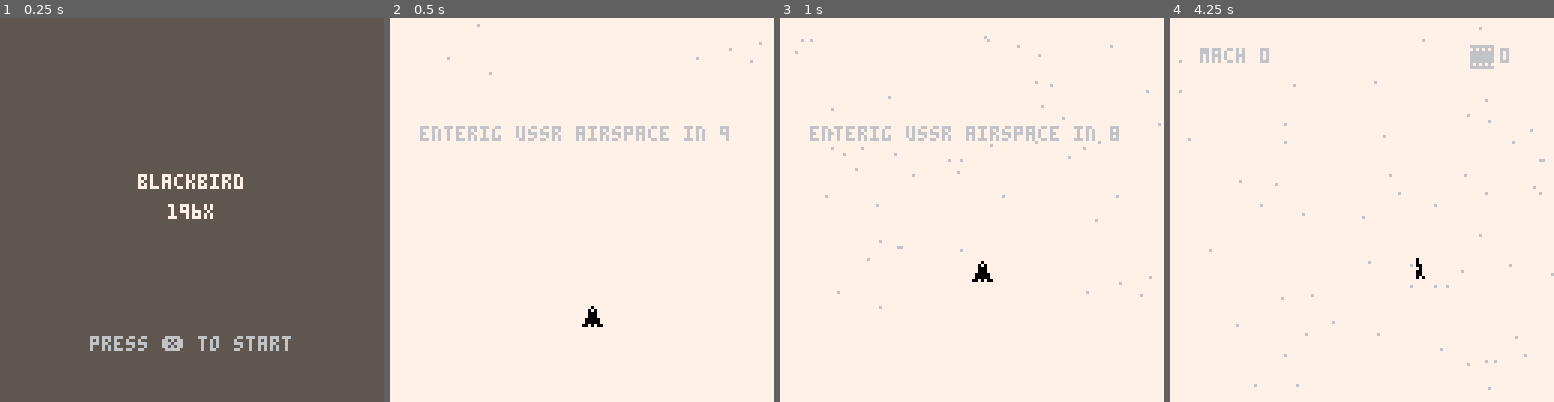
Above: before the commit, frames 1-4 (left to right).
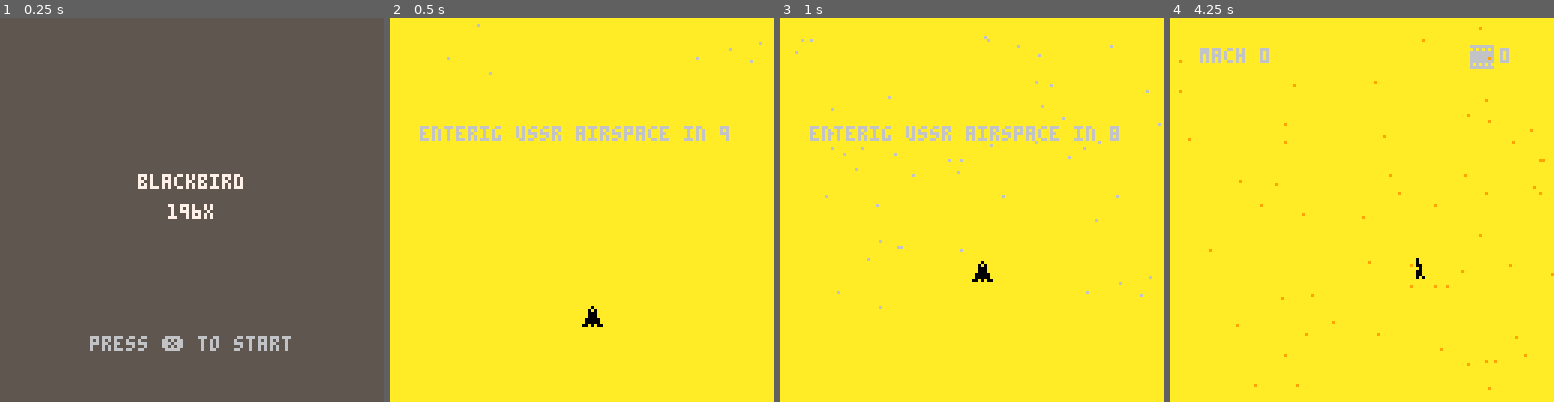
Above: after the commit, the same moments.

Repository: corinedwards/blackbird
Game: PICO-8 cartridge blackbird.p8
Two runs of this game, one before a commit and one after it. Both use one fixed random seed, a clock stepped at 60 frames per second and the inputs below.
Inputs:
- Up to frame 1 (0.25 s): no input
- Up to frame 2 (0.5 s): tap X (X key) at 0.33 s
- Up to frame 3 (1 s): tap O (Z key) at 0.7 s
- Up to frame 4 (4.25 s): tap X (X key) at 1.07, 1.85, 2.97, 4.08 s; hold Right 1.6-2.1 s; tap O (Z key) every 0.4 s from 1.7 to 4.1 s; hold Up 2.15-2.42 s; hold Right 2.47-3.03 s; hold Left 3.08-3.58 s; hold Down 3.63-3.97 s; hold Right from 4.02 s (still down)

Frame 1 is identical in both runs. In frame 2, 99% of the frame differs, in the area x 0-100%, y 0-100%; in frame 3, 98%; in frame 4, 99%.

Commit message:
implemented shitty level colour themes

Diff:
--- a/blackbird.p8
+++ b/blackbird.p8
@@ -20,8 +20,8 @@
   }
 
   level={
-    snow=true,
-    sand=false,
+    snow=false,
+    sand=true,
     forest=false,
     ocean=false,
     steppe=false,
@@ -70,8 +70,10 @@
   photo_success=0
   linefill=1
 
+  background_color=7
   particle_spawn_no=100
   particle_color=6
+  factory_color=6
 
   jet_step_y=0
   jet_step_x=0
@@ -235,10 +232,21 @@
       particle_spawn()
     end
   end
-
 end
 
 --DRAW FUNCTIONS--
+
+function draw_level()
+  if level.snow==true then
+    particle_color=6
+    cls(7)
+    factory_color=particle_color
+  elseif level.sand==true then
+    particle_color=9
+    cls(10)
+    factory_color=particle_color
+  end
+end
 
 function draw_photo()
   -- rect(
@@ -303,7 +311,7 @@
 end
 
 function factories_draw()
-  pal({[8]=factory.color})
+  pal({[8]=factory_color})
     spr(factory.sprite,factory.x,factory.y)
   pal()
 
@@ -365,8 +373,7 @@
   --GAME STATE INTRO--
 
   if game_state.intro==true then
-     particle_color=6
-    cls(7)
+    draw_level()
     particles_draw()
     print("enterig ussr airspace in "..flr(intro_count),10,36,6)
     pal({[8]=player.color})
@@ -386,7 +393,7 @@
   --GAME STATE PLAYING--
 
   if game_state.playing==true then
-    cls(7)
+    draw_level()
     pal({[8]=6})
       spr(1,100,9)
     pal()
